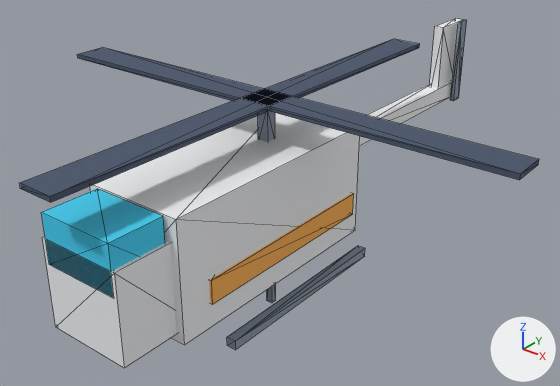
The glTF model public/models/helicopter.glb as it was, and as the next commit left it.
The view is the same before and after, from a 50 mm camera at (11.25, -13.94, 8.55) aimed at (-0.36, 0.56, -0.44). The axes (+X, +Y, +Z) are drawn at lower right. The lights are the same throughout. The first picture is the older version. Mesh edges are drawn as thin lines. Vertices at exactly the same position are counted once.

Objects in the first picture: 'helicopter'.
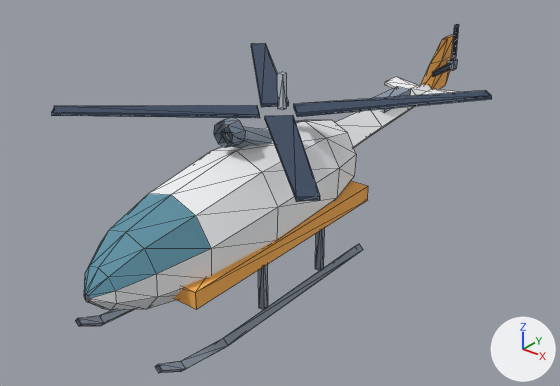
Boxes (x1, y1, x2, y2) around the edits, measured in the pictures (560 x 386 px; the box of a moved part takes in the faces that stretch with it):
'helicopter', reshaped (15% narrower)
    before: (20, 18, 539, 368)
    after: (52, 24, 492, 373)
part 1 of me_helicopter, added (brown)
    after: (174, 181, 368, 309)
part 2 of me_helicopter, moved or reshaped (not visible afterwards)
    before: (267, 284, 276, 303)
part 3 of me_helicopter, added
    after: (258, 264, 268, 310)
part 4 of me_helicopter, added
    after: (315, 228, 325, 271)
part 5 of me_helicopter, added
    after: (447, 59, 458, 71)
part 6 of me_helicopter, added
    after: (373, 87, 411, 113)
part 7 of me_helicopter, moved or reshaped
    before: (258, 111, 275, 142)
    after: (277, 72, 287, 110)
part 8 of me_helicopter, rebuilt (18% shorter)
    before: (90, 113, 360, 345)
    after: (84, 120, 356, 310)
part 9 of me_helicopter, rebuilt
    before: (430, 18, 462, 88)
    after: (421, 34, 454, 90)
part 10 of me_helicopter, deleted
    before: (42, 236, 177, 368)
part 11 of me_helicopter, deleted (cyan)
    before: (41, 189, 165, 298)
part 12 of me_helicopter, deleted (brown)
    before: (210, 194, 354, 304)
part 13 of me_helicopter, reshaped
    before: (20, 20, 539, 350)
    after: (52, 24, 492, 373)

The change, as a list of edits to the scene's bpy script:
```text
Change me_helicopter:
    used by ob_helicopter; location = (0.0, 0.0, 0.0)
    remove me_helicopter.from_pydata(...)  # 112 vertices, 168 faces; spans x -6.5..6.5, y -6.9..9.5, z -2.4..2.7
    add me_helicopter.from_pydata(...)  # 288 vertices, 432 faces; spans x -3.9..3.9, y -6.1..9.5, z -2.2..3.0
    me_helicopter part 1: a new loose piece, a box spanning x -1.36..1.36, y -4.4..2.2, z -0.76..-0.34, in mat_transport
    me_helicopter part 2: the loose piece of 8 vertices spanning x 1.0..1.2, y -1.7..-1.5, z -2.1..-0.3 is moved by (-2.2, 2.0, -0.1)
    me_helicopter part 3: a new loose piece, a box spanning x 1.02..1.18, y -1.98..-1.82, z -2.15..-0.45, in mat_transport
    me_helicopter part 4: a new loose piece, a box spanning x 1.02..1.18, y 0.32..0.48, z -2.15..-0.45, in mat_transport
    me_helicopter part 5: a new loose piece, a box spanning x 0.25..0.47, y 8.4..8.7, z 1.2..1.5, in mat_transport
    me_helicopter part 6: a new loose piece, a box spanning x -0.25..0.25, y 4.65..6.15, z 0.79..1.11, in mat_transport
    me_helicopter part 7: the loose piece of 8 vertices spanning x -0.2..0.2, y -0.6..-0.2, z 1.4..2.4 is moved by (0.0, 0.6, 0.6)
    me_helicopter part 8: the loose piece of 8 vertices spanning x -1.3..1.3, y -4.8..1.8, z -1.5..1.5 is rebuilt with 70 vertices and now spans x -1.3..1.3, y -6.1..2.3, z -1.3..1.6
    me_helicopter part 9: the loose piece of 8 vertices spanning x -0.2..0.2, y 8.1..9.5, z 0.2..2.6 is rebuilt with 18 vertices and now spans x -0.2..0.2, y 6.9..9.5, z 0.6..2.2
    me_helicopter part 10: the loose piece of 8 vertices spanning x -1.1..1.1, y -6.2..-4.2, z -1.3..0.9 is deleted
    me_helicopter part 11: the loose piece of 8 vertices spanning x -1.0..1.0, y -6.2..-4.8, z 0.3..1.5 is deleted
    me_helicopter part 12: the loose piece of 8 vertices spanning x -1.4..1.4, y -3.9..1.5, z -0.9..-0.3 is deleted
    me_helicopter part 13
    48 vertices are removed from x -6.5..6.5, y -6.9..9.1, z -2.4..2.7
    72 faces are deleted
    136 vertices are added at x -3.9..3.9, y -5.5..8.6, z -2.2..2.7
    192 new faces join them
    other edits to the shape of me_helicopter do not show in these pictures
```
